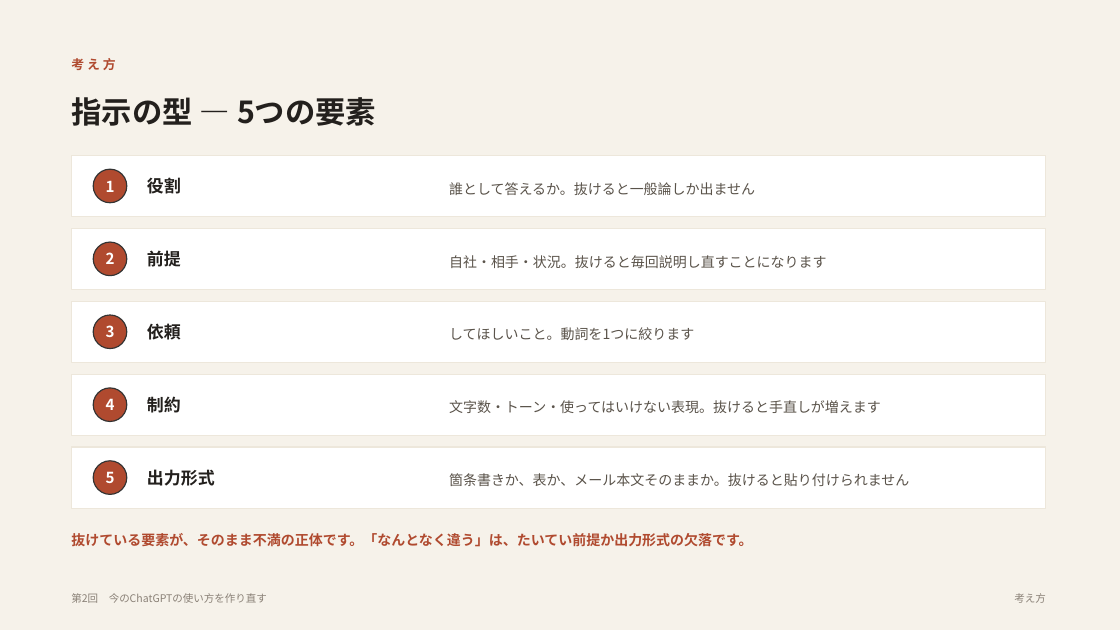
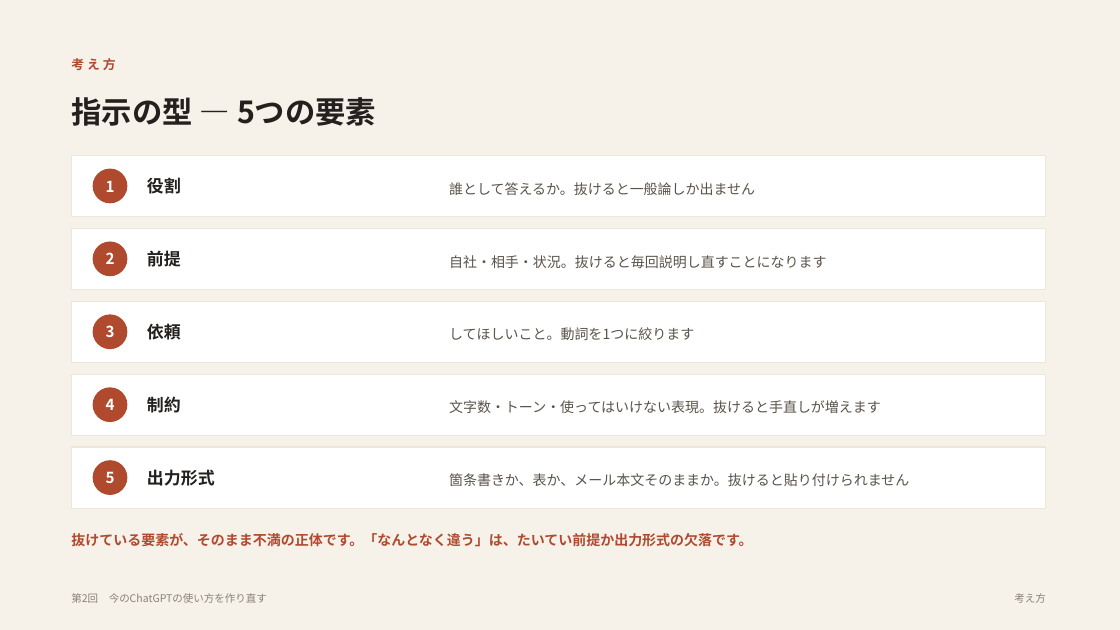
Before and after one commit to yusuke-aoki-bit/founders-ai-program, a slide deck: slide 4 of slides/pptx/第02回_今のChatGPTの使い方を作り直す.pptx. Drawn at 1120x630 pixels with LibreOffice and Linux fonts; fonts in the diff are those of the drawing. Boxes give left, top, right and bottom in pixels: in the first picture for what was removed or moved away, otherwise in the second. Text is boxed around its words. In the diff, an @@ line names an element or a change of style, - is before the commit and + after.

```diff
--- a/slides/pptx/第02回_今のChatGPTの使い方を作り直す.pptx
+++ b/slides/pptx/第02回_今のChatGPTの使い方を作り直す.pptx
@@ outline #333333 1 pt to #B04A2F 1 pt in 5 elements at (x1=93, y1=169, x2=127, y2=202), (x1=93, y1=242, x2=127, y2=276), (x1=93, y1=315, x2=127, y2=349), (x1=93, y1=388, x2=127, y2=422), (x1=93, y1=461, x2=127, y2=495) @@
```
Also in this commit, not shown: 9 other slides changed, 9 slides added, 4 slides removed, 17 other files.
